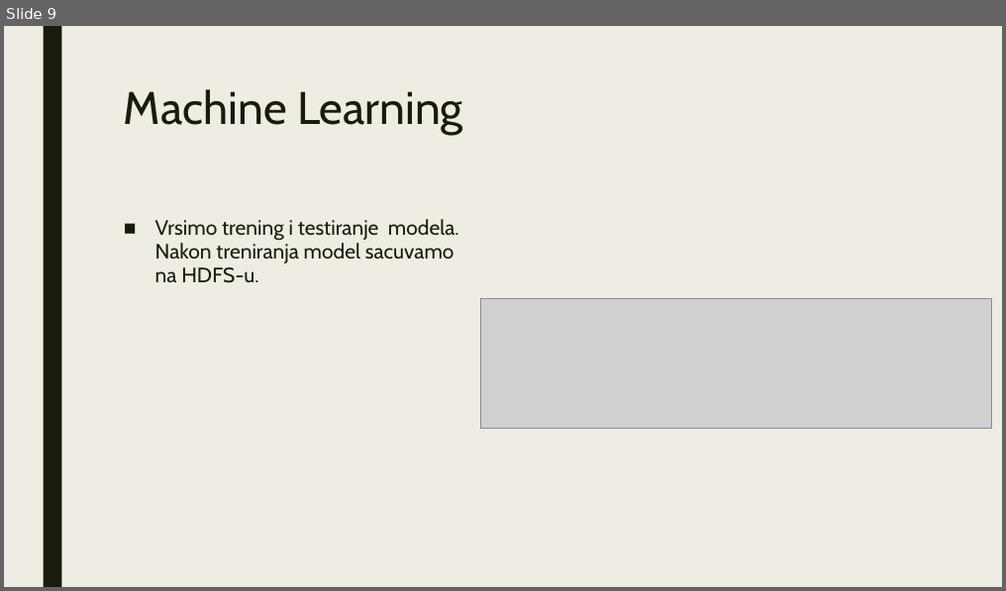
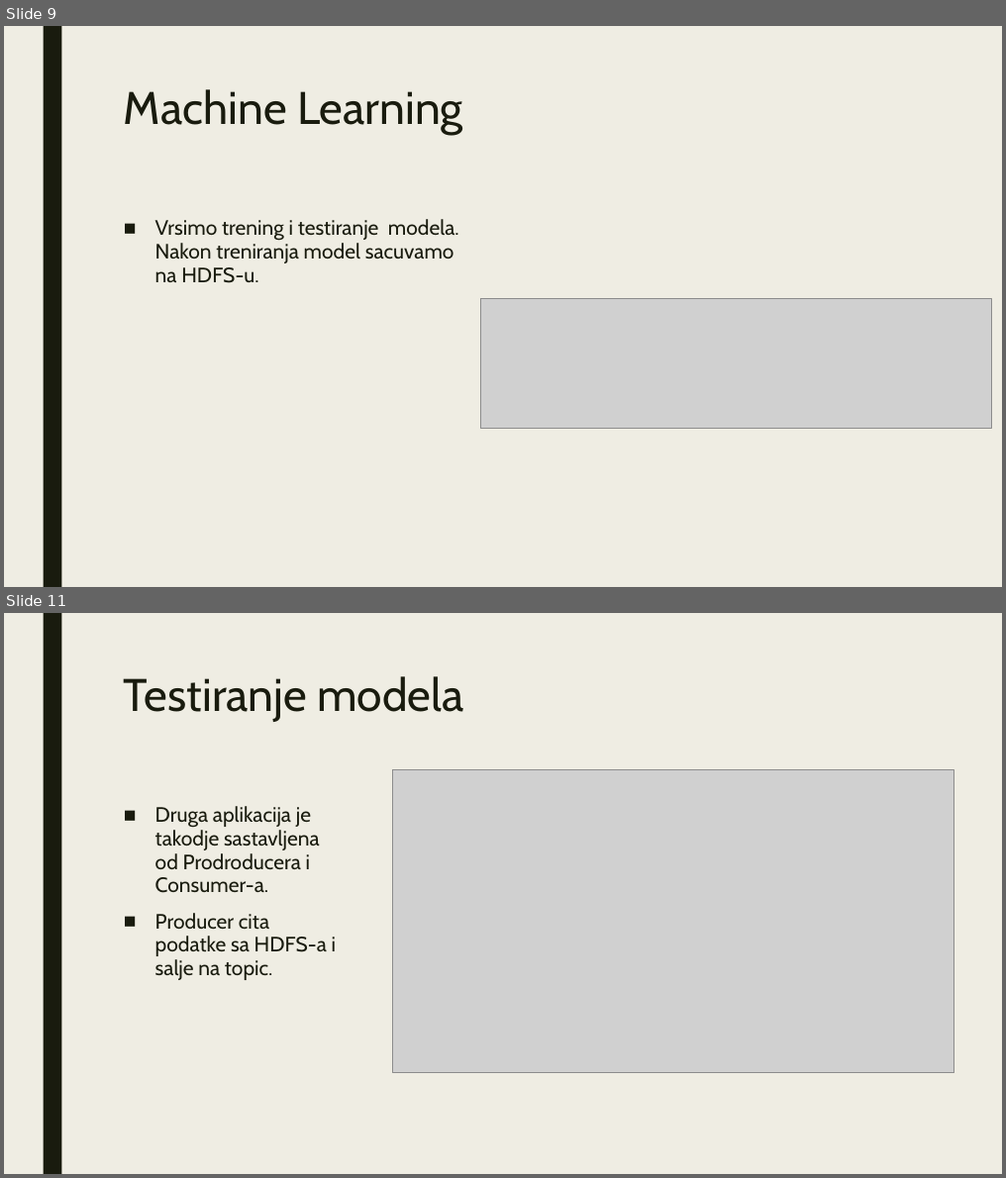
Before and after one commit to AlekCen94/BigData-Project-3, a slide deck: Big Data.pptx. Shown one above the other, each under a label of ours: slide 9 before the commit, slides 9 and 11 after it; the slides between them are not shown. The pictures are 1006x591 and 1006x1178 pixels, drawn with LibreOffice and Linux fonts; fonts in the diff are those of the drawing; grey boxes stand for pictures. Boxes give left, top, right and bottom in pixels: in the first picture for what was removed or moved away, otherwise in the second. Text is boxed around its words. In the diff, an @@ line names an element or a change of style, - is before the commit and + after.

```diff
--- a/Big Data.pptx
+++ b/Big Data.pptx
@@ slide 11 added at [4,613,1002,1174], background #EFEDE3; not listed: 1 template element that a slide beside it also shows @@
@@ title added at [124,676,463,722], 44 pt, text #191B0E @@
+Testiranje modela
@@ picture added at [392,770,954,1073] @@
@@ text added at [155,806,336,980], 20 pt, text #191B0E @@
+■ Druga aplikacija je takodje sastavljena od Prodroducera i Consumer-a.
+■ Producer cita podatke sa HDFS-a i salje na topic.
```
Also in this commit, not shown: 4 slides changed, 4 other slides added.
